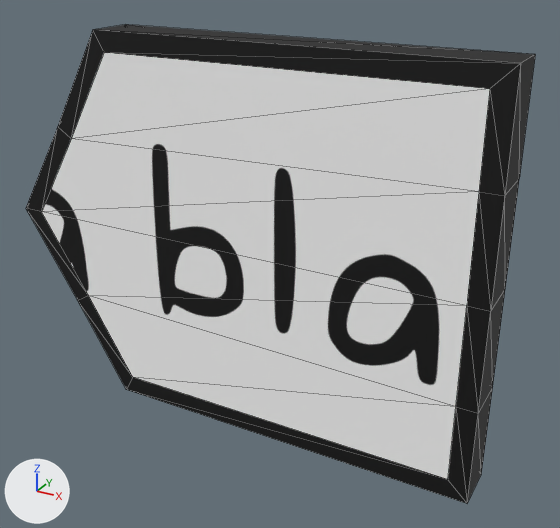
The glTF model Room_collabwt2/_CustomModels/mdl_poland_poempieces_16.gltf, before and after one commit.
Both versions are drawn from a camera (50 mm lens) standing at (0.202, -0.395, 0.183) and looking at (-0.012, -0.006, -0.012). Every picture has the same lights, and +X, +Y and +Z are marked at lower left. Mesh edges are drawn as thin lines. Where no turn or scale is listed for an object, it has been applied to the vertices. Vertices at the same position are counted once.
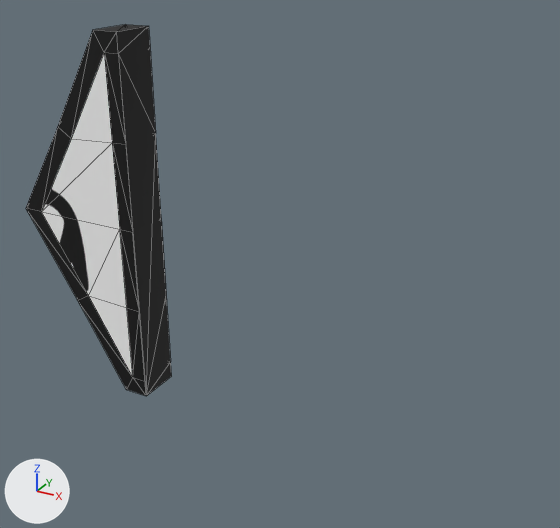
Pixel boxes (x1, y1, x2, y2) of what changed, in the pictures (560 x 528 px; the box of a moved part takes in the faces that stretch with it):
'Plane.018', reshaped (71% narrower, 22% shorter)
    before: (26, 25, 535, 504)
    after: (26, 25, 172, 396)
part 1 of me_plane_018, moved or reshaped
    before: (42, 25, 535, 504)
    after: (42, 25, 172, 396)

Edits to the bpy script that builds the scene:
```text
Change me_plane_018:
    used by ob_plane_018; location = (0.0, 0.0, 0.0)
    remove me_plane_018.from_pydata(...)  # 40 vertices, 76 faces; spans x -0.201..0.125, y -0.03..0.0, z -0.125..0.125
    add me_plane_018.from_pydata(...)  # 37 vertices, 70 faces; spans x -0.201..-0.107, y -0.03..0.0, z -0.125..0.125
    me_plane_018 part 1
    20 vertices are removed from x 0.112..0.125, y -0.03..0.0, z -0.125..0.125
    52 faces are deleted
    17 vertices are added at x -0.118..-0.107, y -0.03..0.0, z -0.125..0.125
    6 new faces join them, mat_material (picture img_tx_poland_blabla)
    40 new faces join them, mat_material_001 (picture img_tx_poland_black)
```
